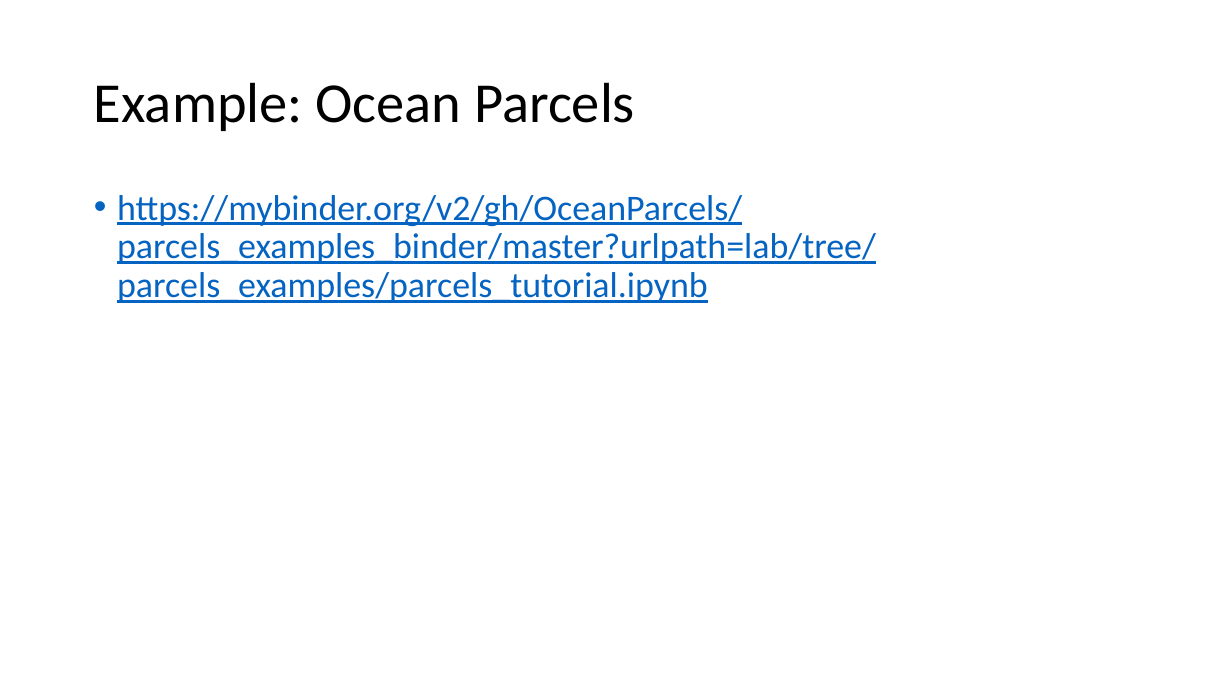
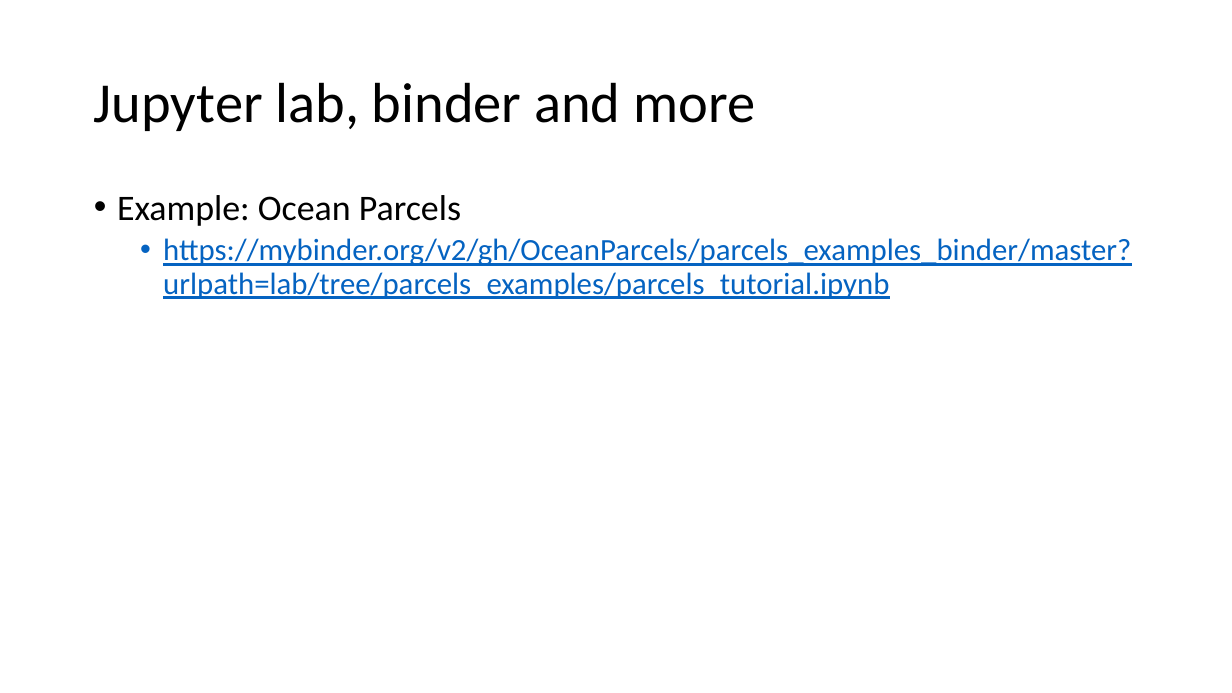
Before and after one commit to nsoontie/jupyter-notebook-lesson, a slide deck: slide 10 of Jupyter notebook.pptx (slide 9 before the commit). Drawn at 1232x693 pixels with LibreOffice and Linux fonts; fonts in the diff are those of the drawing. Boxes give left, top, right and bottom in pixels: in the first picture for what was removed or moved away, otherwise in the second. Text is boxed around its words. In the diff, an @@ line names an element or a change of style, - is before the commit and + after.

Commit message:
Update to slides

```diff
--- a/Jupyter notebook.pptx
+++ b/Jupyter notebook.pptx
@@ title at [94, 82, 755, 131]: text changed @@
-Example: Ocean Parcels
+Jupyter lab, binder and more
@@ text at [117, 195, 461, 226]: paragraph added @@
+• Example: Ocean Parcels
@@ text at [163, 238, 1131, 299]: size 28 to 24 pt in "https://mybinder.org/v2/gh/OceanParcels/parcels_examples_bin ..."; list level 1 to 2 in "https://mybinder.org/v2/gh/OceanParcels/parcels_examples_bin ..." @@
```
Also in this commit, not shown: 3 other slides changed, 1 slide added, 2 other files.
